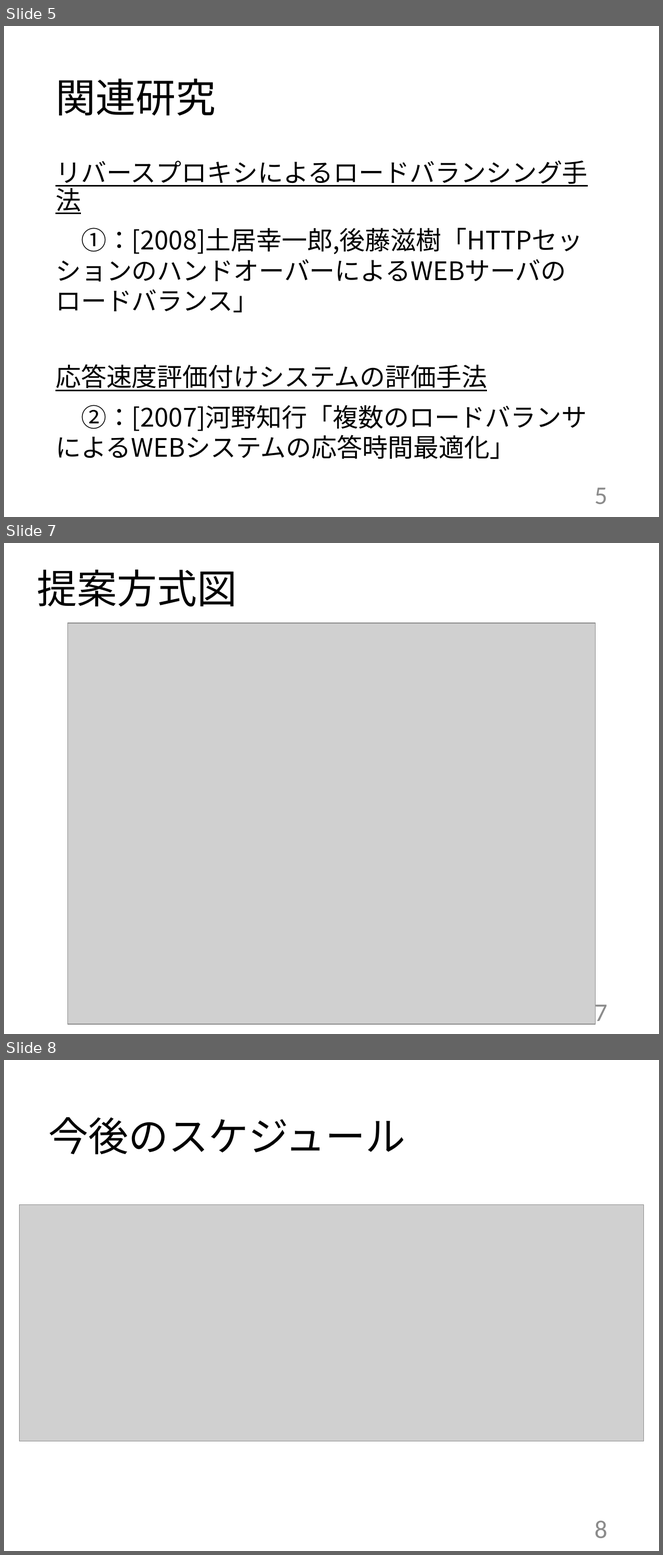
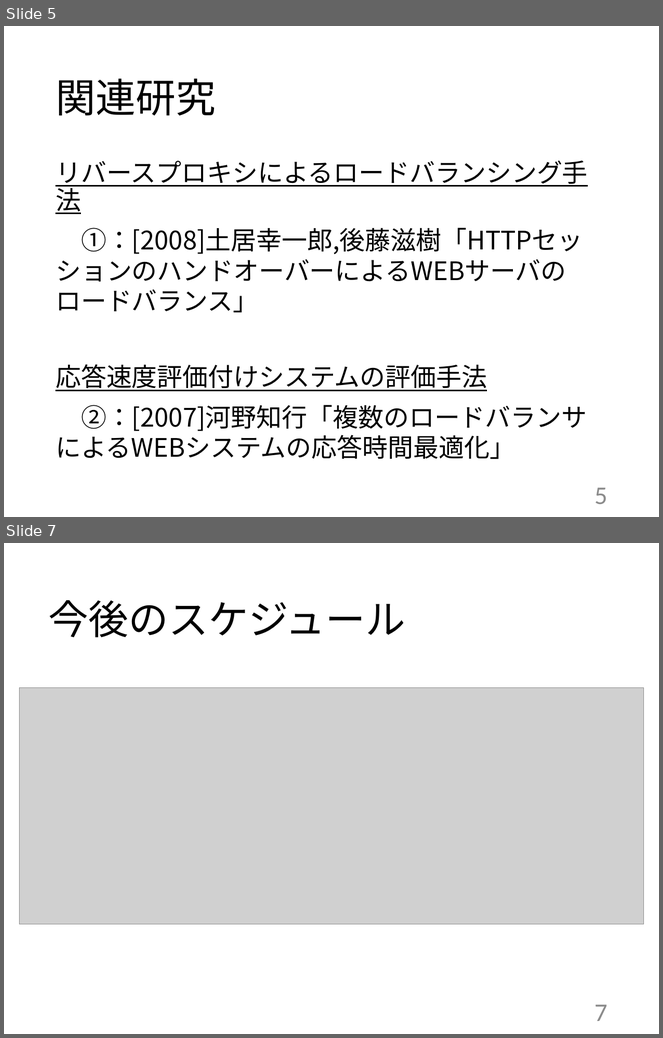
Before and after one commit to kait-takanolab/1821086_matsuo_thesis, a slide deck: 発表用/1821086_中間発表.pptx. Shown one above the other, each under a label of ours: slides 5, 7 and 8 before the commit, slides 5 and 7 after it; the slides between them are not shown. The pictures are 663x1555 and 663x1038 pixels, drawn with LibreOffice and Linux fonts; fonts in the diff are those of the drawing; grey boxes stand for pictures. Boxes give left, top, right and bottom in pixels: in the first picture for what was removed or moved away, otherwise in the second. Text is boxed around its words. In the diff, an @@ line names an element or a change of style, - is before the commit and + after.

```diff
--- a/発表用/1821086_中間発表.pptx
+++ b/発表用/1821086_中間発表.pptx
@@ slide 7 removed at [4,543,659,1034], background #FFFFFF @@
@@ title removed at [37,570,237,607] @@
-提案方式図
@@ picture removed at [67,623,595,1025] @@
@@ page number removed at [595,1001,608,1025] @@
-7
@@ what was slide 8 is now slide 7 @@
@@ page number at [595,1005,608,1021]: text changed @@
-8
+7
```
Also in this commit, not shown: 1 slide changed.
